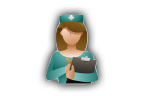
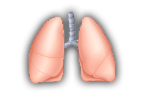
The second w=144, h=96 image is a revision of the first. Changes to its layers:
added layer "Layer 2" above "Layer 0" over [28, 11, 116, 84]
hid "Layer 0" over [44, 13, 99, 88]
